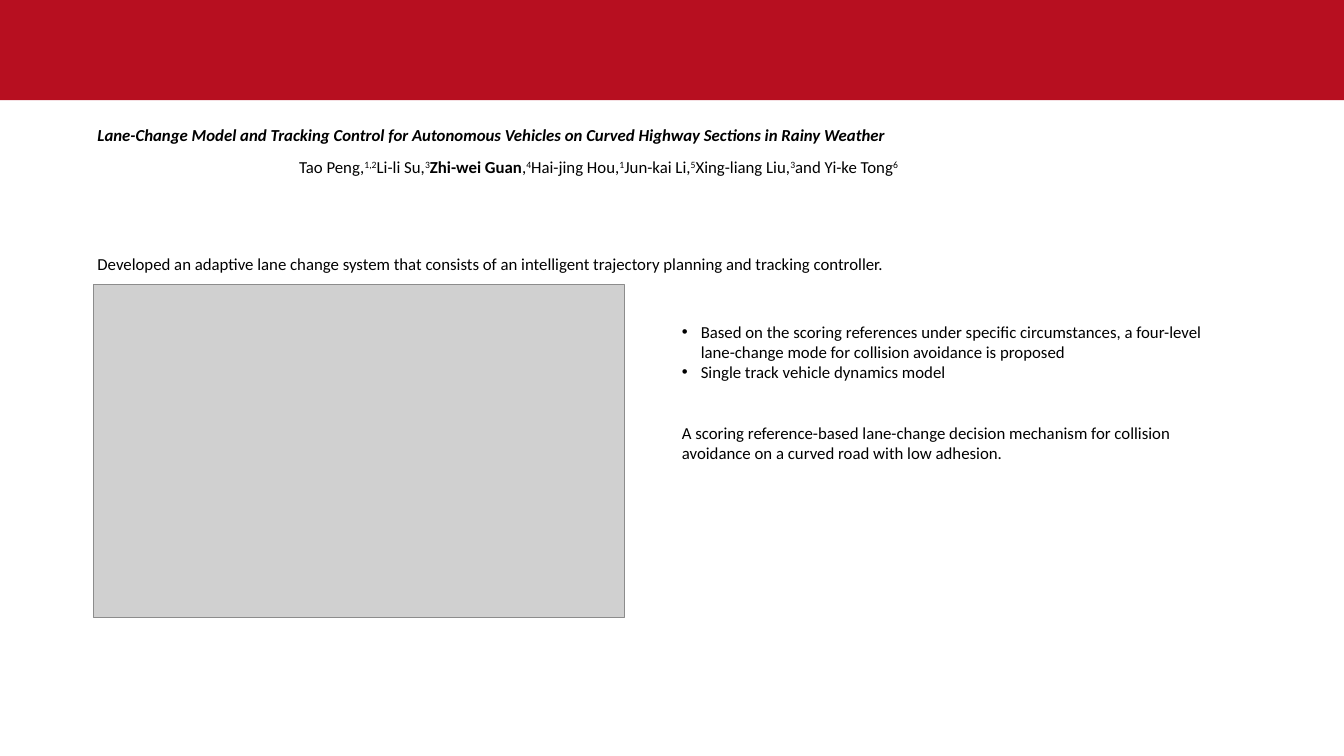
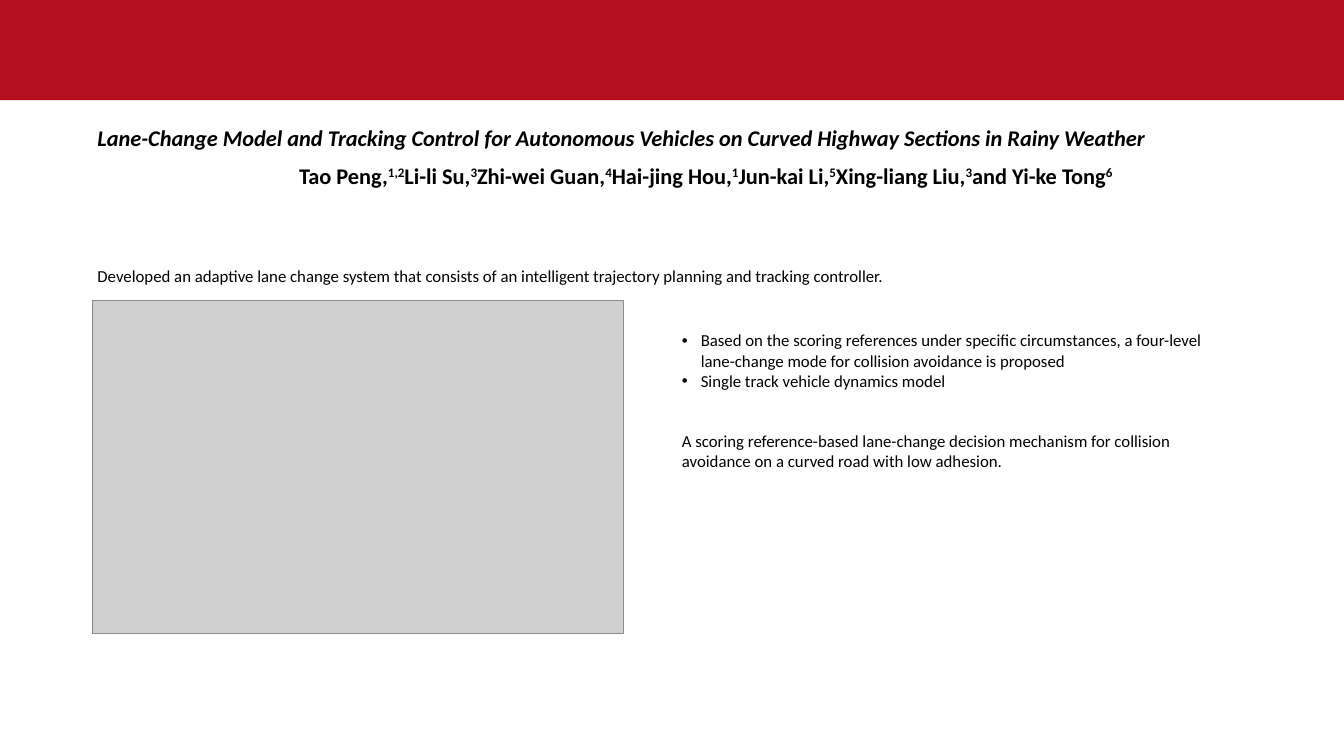
Before and after one commit to sandeepsulake96/Highway-motion-planning-using-artificial-potential-fields-with-environment-uncertainities, a slide deck: slide 15 of Thesis_outline.pptx (slide 14 before the commit). Drawn at 1344x756 pixels with LibreOffice and Linux fonts; fonts in the diff are those of the drawing; grey boxes stand for pictures; background and template pictures are left out. Boxes give left, top, right and bottom in pixels: in the first picture for what was removed or moved away, otherwise in the second. Text is boxed around its words. In the diff, an @@ line names an element or a change of style, - is before the commit and + after.

```diff
--- a/Thesis_outline.pptx
+++ b/Thesis_outline.pptx
@@ text at (97,130,1145,188): size 12 to 16 pt in "Lane-Change Model and Tracking Control for Autonomous ...", "Tao Peng,1,2Li-li Su,3Zhi-wei Guan,4Hai-jing Hou,1Jun-kai Li ..."; bold on in "Tao Peng,1,2Li-li Su,3Zhi-wei Guan,4Hai-jing Hou,1Jun-kai Li ..." @@
@@ picture: place and size @@
-picture at (94,285,625,618)
+picture at (93,301,624,634)
@@ text "Based on the scoring references ...": place and size @@
-text "Based on the scoring references ..." at (682,326,1201,459)
+text "Based on the scoring references ..." at (682,334,1201,467)
```
Also in this commit, not shown: 3 other slides changed, 7 slides added, 8 other files.
